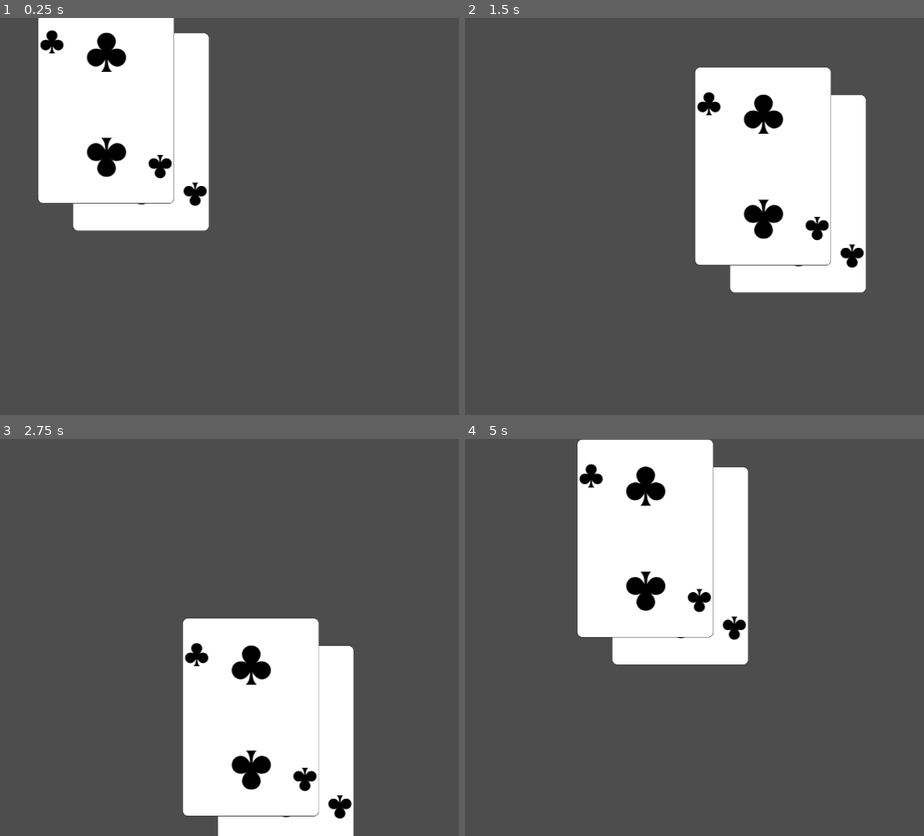
Above: before the commit, frames 1-4 (two rows, left to right).
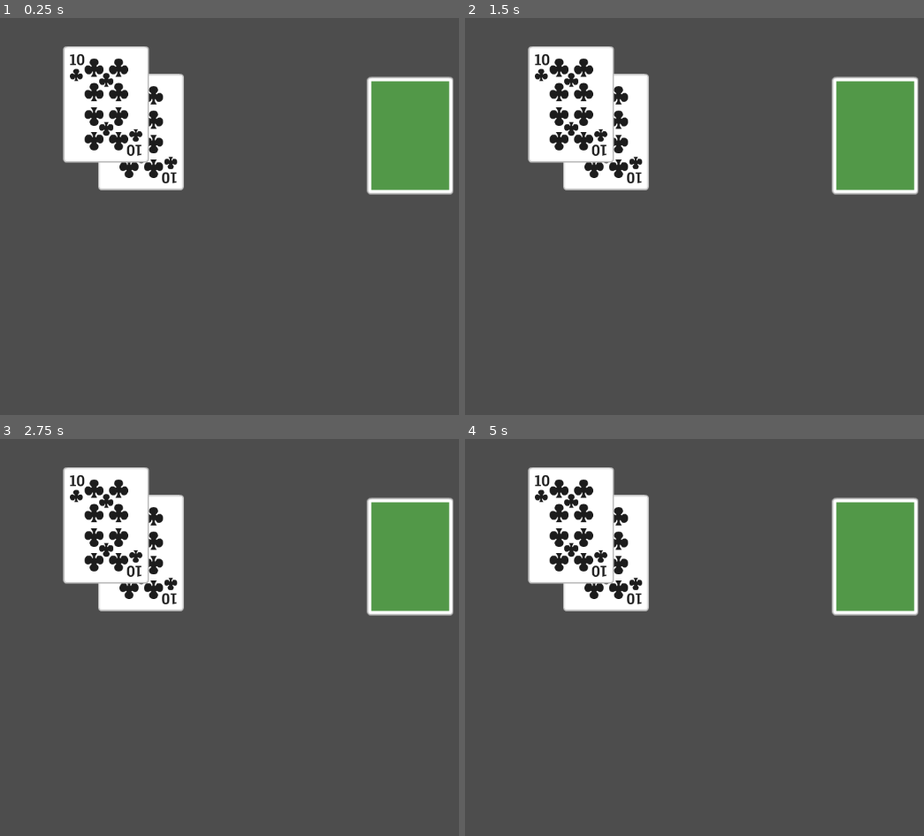
Above: after the commit, the same moments.

Repository: DeClaessens/higher_lower_game
Game: Godot game, scene res://Main.tscn
The game is run twice, just before and just after one commit, with the same random seed, the same clock (stepped at 60 frames per second) and the same inputs.
Inputs (mouse positions are in pixels of both pictures, inside the frame that each line leads up to):
- Up to frame 1 (0.25 s): no input
- Up to frame 2 (1.5 s): tap Enter at 0.5 s; drag from (607, 133) to (823, 129) at 0.52 s; drag from (786, 101) to (717, 295) at 1.27 s
- Up to frame 3 (2.75 s): tap Space at 2 s; move the mouse to (358, 550) at 2.02 s; tap Ctrl at 2.1 s; click (358, 550) at 2.17 s
- Up to frame 4 (5 s): tap Enter at 2.75, 4.25 s; drag from (717, 716) to (538, 577) at 2.77 s; tap Space at 3.5 s; move the mouse to (outside the picture) at 3.52 s; tap Alt at 3.6 s; click (outside the picture) at 3.67 s; drag from (538, 577) to (644, 538) at 4.27 s

The runs differ from the first frame. In frame 1, 20% of the frame differs, in the area x 8-99%, y 0-54%; in frame 2, 32%; in frame 3, 33%, in the area x 13-99%, y 7-100%; in frame 4, 26%.

Commit message:
feat: add slot, play around with components and signals

Diff:
--- a/Assets/2_of_clubs.svg
+++ /dev/null
@@ -1,216 +0,0 @@
-<?xml version="1.0" encoding="UTF-8" standalone="no"?>
-
-<!-- http://code.google.com/p/vector-playing-cards/ -->
-
-<svg
-   xmlns:dc="http://purl.org/dc/elements/1.1/"
-   xmlns:cc="http://creativecommons.org/ns#"
-   xmlns:rdf="http://www.w3.org/1999/02/22-rdf-syntax-ns#"
-   xmlns:svg="http://www.w3.org/2000/svg"
-   xmlns="http://www.w3.org/2000/svg"
-   xmlns:xlink="http://www.w3.org/1999/xlink"
-   xmlns:sodipodi="http://sodipodi.sourceforge.net/DTD/sodipodi-0.dtd"
-   xmlns:inkscape="http://www.inkscape.org/namespaces/inkscape"
-   width="167.0869141pt"
-   height="242.6669922pt"
-   viewBox="0 0 167.0869141 242.6669922"
-   xml:space="preserve"
-   id="svg2"
-   version="1.1"
-   inkscape:version="0.48.0 r9654"
-   sodipodi:docname="2_of_clubs.svg"
-   inkscape:export-filename="/home/byron/art/cards/final/PNGs/2_of_clubs.png"
-   inkscape:export-xdpi="215.44792"
-   inkscape:export-ydpi="215.44792"><metadata
-   id="metadata43"><rdf:RDF><cc:Work
-       rdf:about=""><dc:format>image/svg+xml</dc:format><dc:type
-         rdf:resource="http://purl.org/dc/dcmitype/StillImage" /><dc:title></dc:title></cc:Work></rdf:RDF></metadata><defs
-   id="defs41"><radialGradient
-     inkscape:collect="always"
-     xlink:href="#linearGradient2984"
-     id="radialGradient3760"
-     cx="48.231091"
-     cy="18.137882"
-     fx="48.231091"
-     fy="18.137882"
-     r="9.5"
-     gradientUnits="userSpaceOnUse"
-     gradientTransform="matrix(-1.5605256,0.01828294,-0.02684055,-2.2909528,123.98377,58.809108)" /><linearGradient
-     id="linearGradient2984"><stop
-       style="stop-color:#000000;stop-opacity:1;"
-       offset="0"
-       id="stop2986" /><stop
-       style="stop-color:#000000;stop-opacity:0.65648854;"
-       offset="1"
-       id="stop2988" /></linearGradient><radialGradient
-     inkscape:collect="always"
-     xlink:href="#linearGradient3784"
-     id="radialGradient3792"
-     cx="171.48665"
-     cy="511.22299"
-     fx="171.48665"
-     fy="511.22299"
-     r="81.902771"
-     gradientTransform="matrix(1.1529891,-0.67391547,0.39482025,0.67549043,-233.63262,270.40076)"
-     gradientUnits="userSpaceOnUse" /><linearGradient
-     id="linearGradient3784"><stop
-       style="stop-color:#ffffff;stop-opacity:0.53435117;"
-       offset="0"
-       id="stop3786" /><stop
-       style="stop-color:#000000;stop-opacity:0;"
-       offset="1"
-       id="stop3788" /></linearGradient><radialGradient
-     r="81.902771"
-     fy="511.22299"
-     fx="171.48665"
-     cy="511.22299"
-     cx="171.48665"
-     gradientTransform="matrix(1.1529891,-0.67391547,0.39482025,0.67549043,-233.63262,270.40076)"
-     gradientUnits="userSpaceOnUse"
-     id="radialGradient3855"
-     xlink:href="#linearGradient3784-4"
-     inkscape:collect="always" /><linearGradient
-     id="linearGradient3784-4"><stop
-       style="stop-color:#ffffff;stop-opacity:0.51908398;"
-       offset="0"
-       id="stop3786-8" /><stop
-       style="stop-color:#000000;stop-opacity:0;"
-       offset="1"
-       id="stop3788-6" /></linearGradient><radialGradient
-     r="81.902771"
-     fy="461.84113"
-     fx="181.69392"
-     cy="461.84113"
-     cx="181.69392"
-     gradientTransform="matrix(1.1529891,-0.67391547,0.39482025,0.67549043,-233.63262,270.40076)"
-     gradientUnits="userSpaceOnUse"
-     id="radialGradient3916"
-     xlink:href="#linearGradient3784-3"
-     inkscape:collect="always" /><linearGradient
-     id="linearGradient3784-3"><stop
-       style="stop-color:#ffffff;stop-opacity:0.70229006;"
-       offset="0"
-       id="stop3786-86" /><stop
-       style="stop-color:#000000;stop-opacity:0;"
-       offset="1"
-       id="stop3788-2" /></linearGradient></defs><sodipodi:namedview
-   pagecolor="#ffffff"
-   bordercolor="#666666"
-   borderopacity="1"
-   objecttolerance="10"
-   gridtolerance="10"
-   guidetolerance="10"
-   inkscape:pageopacity="0"
-   inkscape:pageshadow="2"
-   inkscape:window-width="1680"
-   inkscape:window-height="977"
-   id="namedview39"
-   showgrid="false"
-   inkscape:zoom="2.4336873"
-   inkscape:cx="117.62976"
-   inkscape:cy="148.16686"
-   inkscape:window-x="0"
-   inkscape:window-y="25"
-   inkscape:window-maximized="1"
-   inkscape:current-layer="svg2" />
-	<g
-   id="Layer_x0020_1"
-   style="fill-rule:nonzero;clip-rule:nonzero;stroke:#000000;stroke-miterlimit:4;">
-		<path
-   style="fill:#FFFFFF;stroke-width:0.5;"
-   d="M166.8369141,235.5478516c0,3.7773438-3.0869141,6.8691406-6.8710938,6.8691406H7.1108398c-3.7749023,0-6.8608398-3.0917969-6.8608398-6.8691406V7.1201172C0.25,3.3427734,3.3359375,0.25,7.1108398,0.25h152.8549805    c3.7841797,0,6.8710938,3.0927734,6.8710938,6.8701172v228.4277344z"
-   id="path5" />
-		<g
-   style="stroke:none;"
-   id="g7">
-			<g
-   id="g9">
-
-			</g>
-
-		</g>
-		<g
-   id="g15">
-
-		</g>
-		<g
-   id="g19">
-
-		</g>
-		<g
-   style="stroke:none;"
-   id="g23">
-			<g
-   id="g25">
-
-			</g>
-
-		</g>
-		<g
-   style="stroke:none;"
-   id="g31">
-			<g
-   id="g33">
-
-			</g>
-
-		</g>
-	</g>
-<text
-   xml:space="preserve"
-   style="font-size:32px;font-style:normal;font-weight:normal;line-height:125%;letter-spacing:0px;word-spacing:0px;fill:#000000;fill-opacity:1;stroke:none;font-family:Bitstream Vera Sans"
-   x="8.3105459"
-   y="27.548409"
-   id="text3788"
-   sodipodi:linespacing="125%"><tspan
-     sodipodi:role="line"
-     id="tspan3790"
-     x="8.3105459"
-     y="27.548409"
-     style="font-style:normal;font-variant:normal;font-weight:normal;font-stretch:normal;font-family:Arial;-inkscape-font-specification:Arial">2</tspan></text>
-
-
-
-
-
-<g
-   transform="matrix(1.4856506,0,0,1.4856506,-54.024661,10.018072)"
-   id="layer1-1-4"><path
-     id="cl-9"
-     d="m 50.291466,22.698228 c 0,0 2.375,-1.9 2.375,-4.534 0,-1.542 -1.369,-4.102 -4.534,-4.102 -3.165,0 -4.534,2.561 -4.534,4.102 0,2.634 2.375,4.534 2.375,4.534 -2.638,-2.055 -7.341,-0.652 -7.341,3.455 0,2.056 1.68,4.318 4.318,4.318 3.165,0 4.534,-3.455 4.534,-3.455 0,0 0.402,3.938 -1.943,6.046 h 5.182 c -2.345,-2.107 -1.943,-6.046 -1.943,-6.046 0,0 1.369,3.455 4.534,3.455 2.639,0 4.318,-2.263 4.318,-4.318 0,-4.107 -4.703,-5.51 -7.341,-3.455 z"
-     inkscape:connector-curvature="0"
-     style="fill:#000000" /></g><text
-   xml:space="preserve"
-   style="font-size:32px;font-style:normal;font-weight:normal;line-height:125%;letter-spacing:0px;word-spacing:0px;fill:#000000;fill-opacity:1;stroke:none;font-family:Bitstream Vera Sans"
-   x="-158.86395"
-   y="-214.4666"
-   id="text3788-8"
-   sodipodi:linespacing="125%"
-   transform="scale(-1,-1)"><tspan
-     sodipodi:role="line"
-     id="tspan3790-7"
-     x="-158.86395"
-     y="-214.4666"
-     style="font-style:normal;font-variant:normal;font-weight:normal;font-stretch:normal;font-family:Arial;-inkscape-font-specification:Arial">2</tspan></text>
-
-
-
-<g
-   transform="matrix(-1.4856506,0,0,-1.4856506,221.19916,232.46182)"
-   id="layer1-1-4-1"><path
-     id="cl-9-7"
-     d="m 50.291466,22.698228 c 0,0 2.375,-1.9 2.375,-4.534 0,-1.542 -1.369,-4.102 -4.534,-4.102 -3.165,0 -4.534,2.561 -4.534,4.102 0,2.634 2.375,4.534 2.375,4.534 -2.638,-2.055 -7.341,-0.652 -7.341,3.455 0,2.056 1.68,4.318 4.318,4.318 3.165,0 4.534,-3.455 4.534,-3.455 0,0 0.402,3.938 -1.943,6.046 h 5.182 c -2.345,-2.107 -1.943,-6.046 -1.943,-6.046 0,0 1.369,3.455 4.534,3.455 2.639,0 4.318,-2.263 4.318,-4.318 0,-4.107 -4.703,-5.51 -7.341,-3.455 z"
-     inkscape:connector-curvature="0"
-     style="fill:#000000" /></g><g
-   transform="matrix(2.5125778,0,0,2.5125778,-36.788386,-1.5311156)"
-   id="layer1-1-4-8"><path
-     id="cl-9-8"
-     d="m 50.291466,22.698228 c 0,0 2.375,-1.9 2.375,-4.534 0,-1.542 -1.369,-4.102 -4.534,-4.102 -3.165,0 -4.534,2.561 -4.534,4.102 0,2.634 2.375,4.534 2.375,4.534 -2.638,-2.055 -7.341,-0.652 -7.341,3.455 0,2.056 1.68,4.318 4.318,4.318 3.165,0 4.534,-3.455 4.534,-3.455 0,0 0.402,3.938 -1.943,6.046 h 5.182 c -2.345,-2.107 -1.943,-6.046 -1.943,-6.046 0,0 1.369,3.455 4.534,3.455 2.639,0 4.318,-2.263 4.318,-4.318 0,-4.107 -4.703,-5.51 -7.341,-3.455 z"
-     inkscape:connector-curvature="0"
-     style="fill:#000000" /></g><g
-   transform="matrix(-2.5125778,0,0,-2.5125778,205.12954,245.27515)"
-   id="layer1-1-4-8-0"><path
-     id="cl-9-8-6"
-     d="m 50.291466,22.698228 c 0,0 2.375,-1.9 2.375,-4.534 0,-1.542 -1.369,-4.102 -4.534,-4.102 -3.165,0 -4.534,2.561 -4.534,4.102 0,2.634 2.375,4.534 2.375,4.534 -2.638,-2.055 -7.341,-0.652 -7.341,3.455 0,2.056 1.68,4.318 4.318,4.318 3.165,0 4.534,-3.455 4.534,-3.455 0,0 0.402,3.938 -1.943,6.046 h 5.182 c -2.345,-2.107 -1.943,-6.046 -1.943,-6.046 0,0 1.369,3.455 4.534,3.455 2.639,0 4.318,-2.263 4.318,-4.318 0,-4.107 -4.703,-5.51 -7.341,-3.455 z"
-     inkscape:connector-curvature="0"
-     style="fill:#000000" /></g></svg>
--- a/Components/DraggableComponent/draggableComponent.gd
+++ b/Components/DraggableComponent/draggableComponent.gd
@@ -1,28 +1,37 @@
 extends Node2D
 class_name DraggableComponent
 
-@onready var target: Area2D = get_parent()
+@onready var consumer: Area2D = get_parent()
 
+signal drag_started(target: Area2D)
+signal drag_ended(target: Area2D)
+
+var can_drag: bool = true
 var dragging := false
 var offset := Vector2.ZERO
 
 func _ready():
 	# Connect automatically if parent is Area2D
-	if target is Area2D:
-		target.input_event.connect(_on_area_input_event)
+	if consumer is Area2D:
+		consumer.input_event.connect(_on_area_input_event)
 	else:
 		push_warning("DraggableComponent: Parent is not an Area2D. No collision click detection.")
 
 func _on_area_input_event(_viewport, event, _shape_idx):
+	if !can_drag:
+		return
 	if event is InputEventMouseButton and event.button_index == MOUSE_BUTTON_LEFT:
-		print(target, target.get_index())
+		print(consumer, consumer.get_index())
+
 		if event.pressed:
 			dragging = true
-			offset = target.global_position - event.global_position
+			offset = consumer.global_position - event.global_position
+			drag_started.emit(consumer)
 		else:
 			dragging = false
+			drag_ended.emit(consumer)
 
 
 func _process(_delta):
 	if dragging:
-		target.global_position = get_global_mouse_position() + offset
+		consumer.global_position = get_global_mouse_position() + offset
--- /dev/null
+++ b/Components/SlotComponent/SlotComponent.tscn
@@ -0,0 +1,6 @@
+[gd_scene load_steps=2 format=3 uid="uid://ct5il01eim0lk"]
+
+[ext_resource type="Script" uid="uid://dfvxpkptbxck5" path="res://Components/SlotComponent/slotComponent.gd" id="1_pra5y"]
+
+[node name="SlotComponent" type="Node2D"]
+script = ExtResource("1_pra5y")
--- /dev/null
+++ b/Components/SlotComponent/slotComponent.gd
@@ -0,0 +1,34 @@
+# This component enables any Area2D to act as a Slot
+# A slot is a snappable Area that can hold 1 or many entities
+extends Node2D
+class_name SlotComponent
+
+@export var snap_offset := Vector2.ZERO
+@onready var consumer: Area2D = get_parent()
+
+var held_node: Area2D = null
+
+signal captured_by_slot(slot: Area2D, target: Area2D)
+signal released_by_slot(slot: Area2D, target: Area2D)
+
+# Called when the node enters the scene tree for the first time.
+func _ready() -> void:
+	# Connect automatically if parent is Area2D
+	if consumer is Area2D:
+		consumer.add_to_group("slots")
+	else:
+		push_warning("SlotComponent: Consumer (Parent) is not an Area2D. No slot detection.")
+
+func accept_area2d_node(node: Area2D) -> void:
+	# If a node is currently occupying the slot, send a release signal
+	# the node is responsible for returning to its home slot
+	if held_node:
+		released_by_slot.emit(consumer, held_node)
+
+	# Set the new node as a child of the slot + reposition
+	held_node = node
+	node.reparent(consumer)
+	node.position = snap_offset
+
+	# Emit a signal to the node that it has been captured by the slot
+	captured_by_slot.emit(consumer, node)
--- a/Entities/Card/Card.tscn
+++ b/Entities/Card/Card.tscn
@@ -1,20 +1,19 @@
 [gd_scene load_steps=5 format=3 uid="uid://dghmsxbjgudmr"]
 
 [ext_resource type="Script" uid="uid://cilmv0p4gtit5" path="res://Entities/Card/card.gd" id="1_mfup4"]
-[ext_resource type="Texture2D" uid="uid://qdiq2kwasyql" path="res://Assets/2_of_clubs.svg" id="2_hc67x"]
+[ext_resource type="Texture2D" uid="uid://nw6gh21d3qqt" path="res://Assets/cardClubs10.png" id="2_x0t18"]
 [ext_resource type="PackedScene" uid="uid://dgabs7y7no2i1" path="res://Components/DraggableComponent/DraggableComponent.tscn" id="3_x0t18"]
 
 [sub_resource type="RectangleShape2D" id="RectangleShape2D_hc67x"]
-size = Vector2(222, 322)
+size = Vector2(140, 190)
 
 [node name="Card" type="Area2D"]
 script = ExtResource("1_mfup4")
 
 [node name="Sprite2D" type="Sprite2D" parent="."]
-texture = ExtResource("2_hc67x")
+texture = ExtResource("2_x0t18")
 
 [node name="DraggableComponent" parent="." instance=ExtResource("3_x0t18")]
 
 [node name="CollisionShape2D" type="CollisionShape2D" parent="."]
-position = Vector2(1, 0)
 shape = SubResource("RectangleShape2D_hc67x")
--- a/Entities/Card/card.gd
+++ b/Entities/Card/card.gd
@@ -1,16 +1,57 @@
-extends Node2D
-
-enum statusEnum {
-	DRAGGING,
-	CLICKED,
-	IDLE,
-	RELEASED
-}
+extends Area2D
+class_name Card
 
 var id: String
-var status = statusEnum.IDLE
-var mousePosition = Vector2()
-var tsize
+var position_before_dragging: Vector2
+var current_slot: Area2D
+
+@onready var home:Node2D = get_parent()
+@onready var draggable: DraggableComponent = $DraggableComponent
+
+func _ready():
+	draggable.drag_started.connect(_on_drag_started)
+	draggable.drag_ended.connect(_on_drag_ended)
+	call_deferred("_connect_to_slots")
+func _connect_to_slots() -> void:
+	SlotUtils.find_and_connect_to_slots(
+		self,
+		Callable(self, "_on_slot_captured"),
+		Callable(self, "_on_slot_released")
+	)
+func _on_drag_started(_target: Area2D):
+	position_before_dragging = self.position
+	self.move_to_front()
+
+func _on_drag_ended(_target: Area2D):
+	var overlapping := get_overlapping_areas()
+
+	var slot_component: SlotComponent = null
+
+	for area in overlapping:
+		if area.is_in_group("slots"):
+			slot_component = area.get_node_or_null("SlotComponent") as SlotComponent
+			if slot_component:
+				break
+
+	if slot_component:
+		slot_component.accept_area2d_node(self)
+	else:
+		self.position = position_before_dragging
+		return_home()
+
+func return_home():
+	if home:
+		reparent(home)
+
+func _on_slot_captured(slot_area: Area2D, target: Area2D) -> void:
+	print("Card captured by slot: ", slot_area)
+	if target == self:
+		current_slot = slot_area
+
+func _on_slot_released(slot_area: Area2D, target: Area2D) -> void:
+	if target == self and current_slot == slot_area:
+		return_home()
+		current_slot = null
 
 
 func initialize(_name: String, _imageUrl: String):
--- /dev/null
+++ b/Entities/Hand/Hand.tscn
@@ -0,0 +1,3 @@
+[gd_scene format=3 uid="uid://dpsba7yjgssvl"]
+
+[node name="Hand" type="Node2D"]
--- /dev/null
+++ b/Entities/Hand/hand.gd
@@ -0,0 +1,11 @@
+extends Node
+
+
+# Called when the node enters the scene tree for the first time.
+func _ready() -> void:
+	pass # Replace with function body.
+
+
+# Called every frame. 'delta' is the elapsed time since the previous frame.
+func _process(delta: float) -> void:
+	pass
--- /dev/null
+++ b/Entities/Slot/Slot.tscn
@@ -0,0 +1,19 @@
+[gd_scene load_steps=4 format=3 uid="uid://ufvqbdnu0kh0"]
+
+[ext_resource type="Texture2D" uid="uid://5p4yiq4uhygx" path="res://Assets/cardBack_green1.png" id="2_2ni18"]
+[ext_resource type="PackedScene" uid="uid://ct5il01eim0lk" path="res://Components/SlotComponent/SlotComponent.tscn" id="2_b0qkd"]
+
+[sub_resource type="RectangleShape2D" id="RectangleShape2D_u177x"]
+size = Vector2(141.66666, 191.66666)
+
+[node name="Slot" type="Area2D"]
+scale = Vector2(0.24000001, 0.24000001)
+
+[node name="CollisionShape2D" type="CollisionShape2D" parent="."]
+shape = SubResource("RectangleShape2D_u177x")
+debug_color = Color(0.80820227, 0.22153303, 0.85834146, 0.41960785)
+
+[node name="Sprite2D" type="Sprite2D" parent="."]
+texture = ExtResource("2_2ni18")
+
+[node name="SlotComponent" parent="." instance=ExtResource("2_b0qkd")]
--- a/Main.tscn
+++ b/Main.tscn
@@ -1,11 +1,18 @@
-[gd_scene load_steps=2 format=3 uid="uid://budxylqe7vgvt"]
+[gd_scene load_steps=4 format=3 uid="uid://budxylqe7vgvt"]
 
 [ext_resource type="PackedScene" uid="uid://dghmsxbjgudmr" path="res://Entities/Card/Card.tscn" id="1_glv2v"]
+[ext_resource type="Script" uid="uid://crtdv5djku0ij" path="res://main.gd" id="1_uu6xs"]
+[ext_resource type="PackedScene" uid="uid://ufvqbdnu0kh0" path="res://Entities/Slot/Slot.tscn" id="2_r0du0"]
 
 [node name="Main" type="Node2D"]
+script = ExtResource("1_uu6xs")
 
 [node name="Card" parent="." instance=ExtResource("1_glv2v")]
 position = Vector2(338, 186)
 
 [node name="Card2" parent="." instance=ExtResource("1_glv2v")]
 position = Vector2(281, 141)
+
+[node name="Slot" parent="." instance=ExtResource("2_r0du0")]
+position = Vector2(777, 192)
+scale = Vector2(1.0071315, 1.0071315)
--- /dev/null
+++ b/Utilities/slots.gd
@@ -0,0 +1,22 @@
+extends RefCounted
+class_name SlotUtils
+
+static func find_and_connect_to_slots(node: Node2D, on_captured: Callable, on_released: Callable) -> void:
+	# node: the card (or whatever) that wants slot signals
+	# on_captured: Callable to call when a slot captures this card
+	# on_released: Callable to call when a slot releases this card
+
+	for slot_area in node.get_tree().get_nodes_in_group("slots"):
+		var slot_component := _get_slot_component(slot_area)
+		print("Slot component found: ", slot_component)
+
+		if slot_component:
+			slot_component.captured_by_slot.connect(on_captured)
+			slot_component.released_by_slot.connect(on_released)
+
+
+static func _get_slot_component(slot_area: Node) -> SlotComponent:
+	for child in slot_area.get_children():
+		if child is SlotComponent:
+			return child
+	return null
--- /dev/null
+++ b/main.gd
@@ -0,0 +1,9 @@
+extends Node2D
+
+# Called when the node enters the scene tree for the first time.
+func _ready() -> void:
+	var vp := get_viewport()
+	vp.physics_object_picking = true
+	vp.physics_object_picking_first_only = true
+	vp.physics_object_picking_sort = true
+	pass # Replace with function body.
Binary file added: Assets/cardBack_blue1.png
Not shown, added: Assets/cardBack_blue1.png.import
Binary file added: Assets/cardBack_blue2.png
Not shown, added: Assets/cardBack_blue2.png.import
Binary file added: Assets/cardBack_blue3.png
Not shown, added: Assets/cardBack_blue3.png.import
Binary file added: Assets/cardBack_blue4.png
Not shown, added: Assets/cardBack_blue4.png.import
Binary file added: Assets/cardBack_blue5.png
Not shown, added: Assets/cardBack_blue5.png.import
Binary file added: Assets/cardBack_green1.png
Not shown, added: Assets/cardBack_green1.png.import
(and 132 more such lines)
